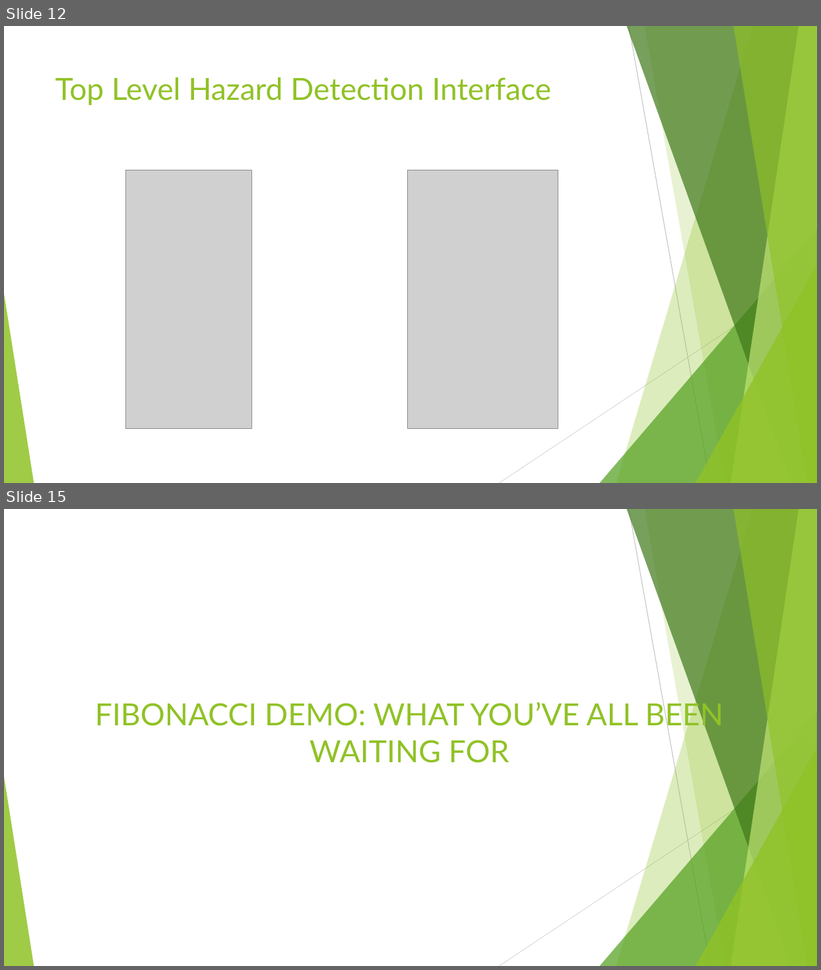
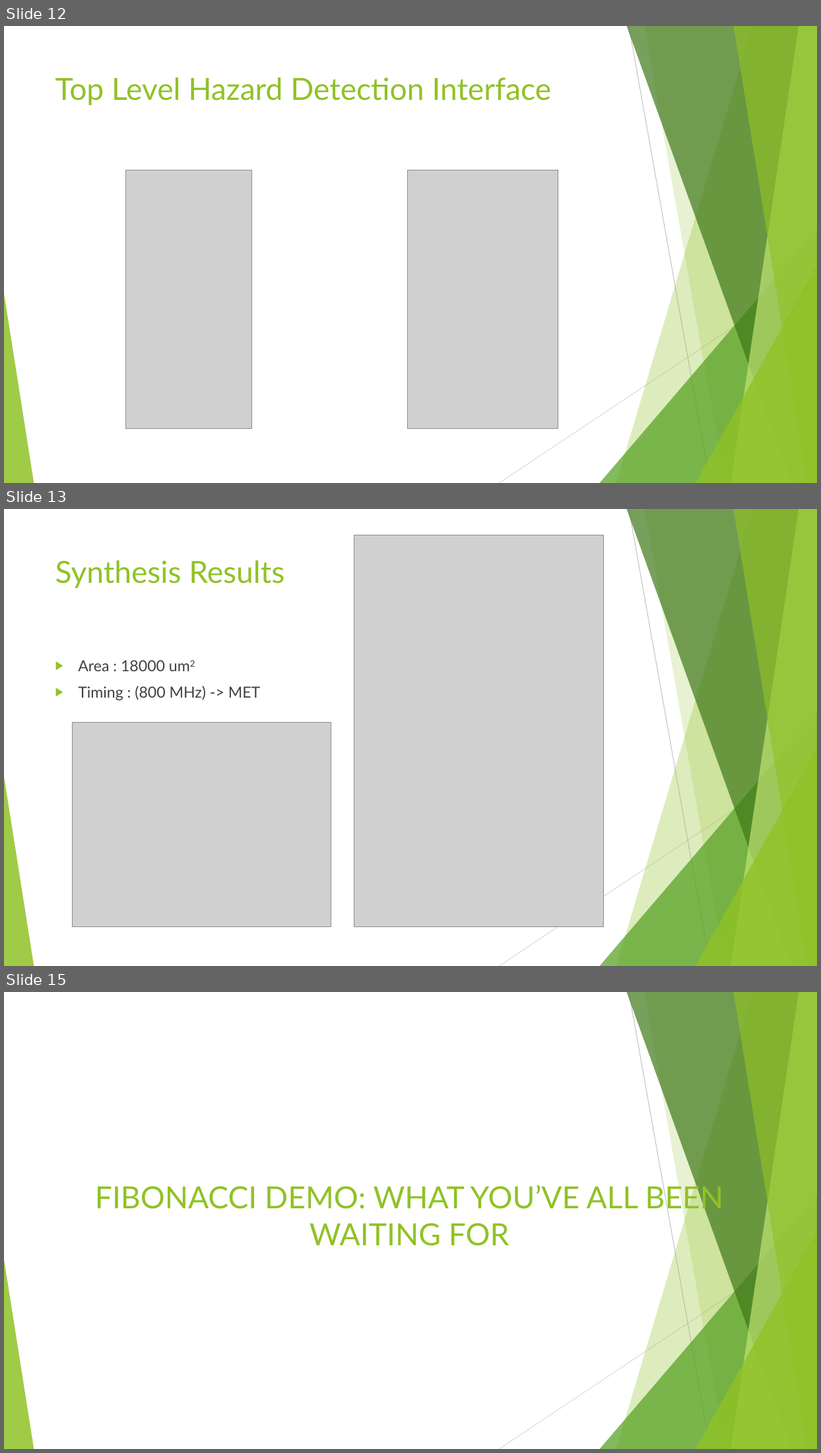
Before and after one commit to bpeynetti/362Project, a slide deck: Pipelined Processor Demo.pptx. Shown one above the other, each under a label of ours: slides 12 and 15 before the commit, slides 12, 13 and 15 after it; the slides between them are not shown. The pictures are 821x970 and 821x1453 pixels, drawn with LibreOffice and Linux fonts; fonts in the diff are those of the drawing; grey boxes stand for pictures. Boxes give left, top, right and bottom in pixels: in the first picture for what was removed or moved away, otherwise in the second. Text is boxed around its words. In the diff, an @@ line names an element or a change of style, - is before the commit and + after.

```diff
--- a/Pipelined Processor Demo.pptx
+++ b/Pipelined Processor Demo.pptx
@@ slide 13 added at box(4, 509, 817, 966), background #FFFFFF; not listed: 10 template elements that a slide beside it also shows @@
@@ picture added at box(354, 535, 604, 927) @@
@@ title added at box(55, 560, 284, 588), 36 pt, text #90C226 @@
+Synthesis Results
@@ text added at box(78, 660, 260, 700), 18 pt, text #404040 @@
+▶ Area : 18000 um2
+▶ Timing : (800 MHz) -> MET
@@ picture added at box(72, 722, 331, 927) @@
```
Also in this commit, not shown: 7 slides changed, 1 slide removed, 34 other files.
